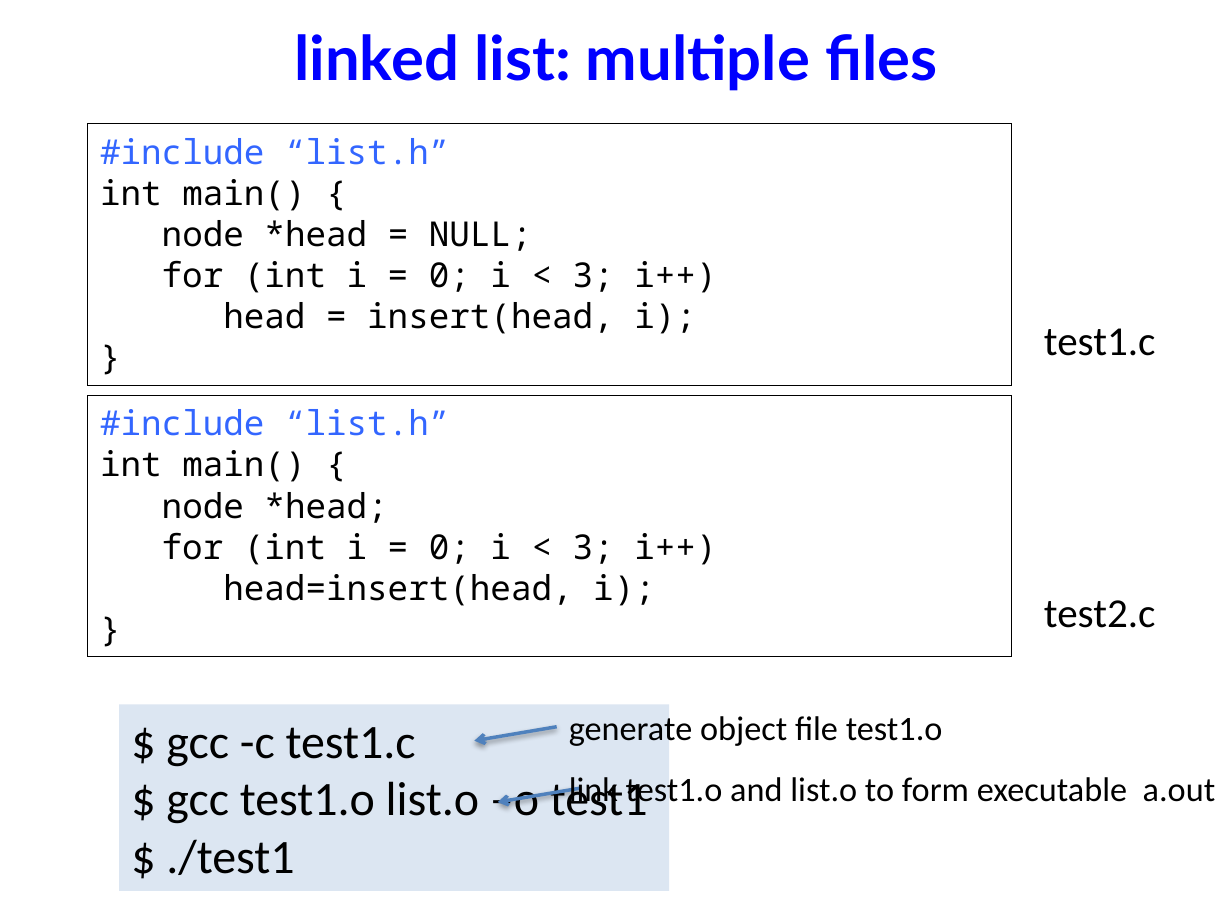
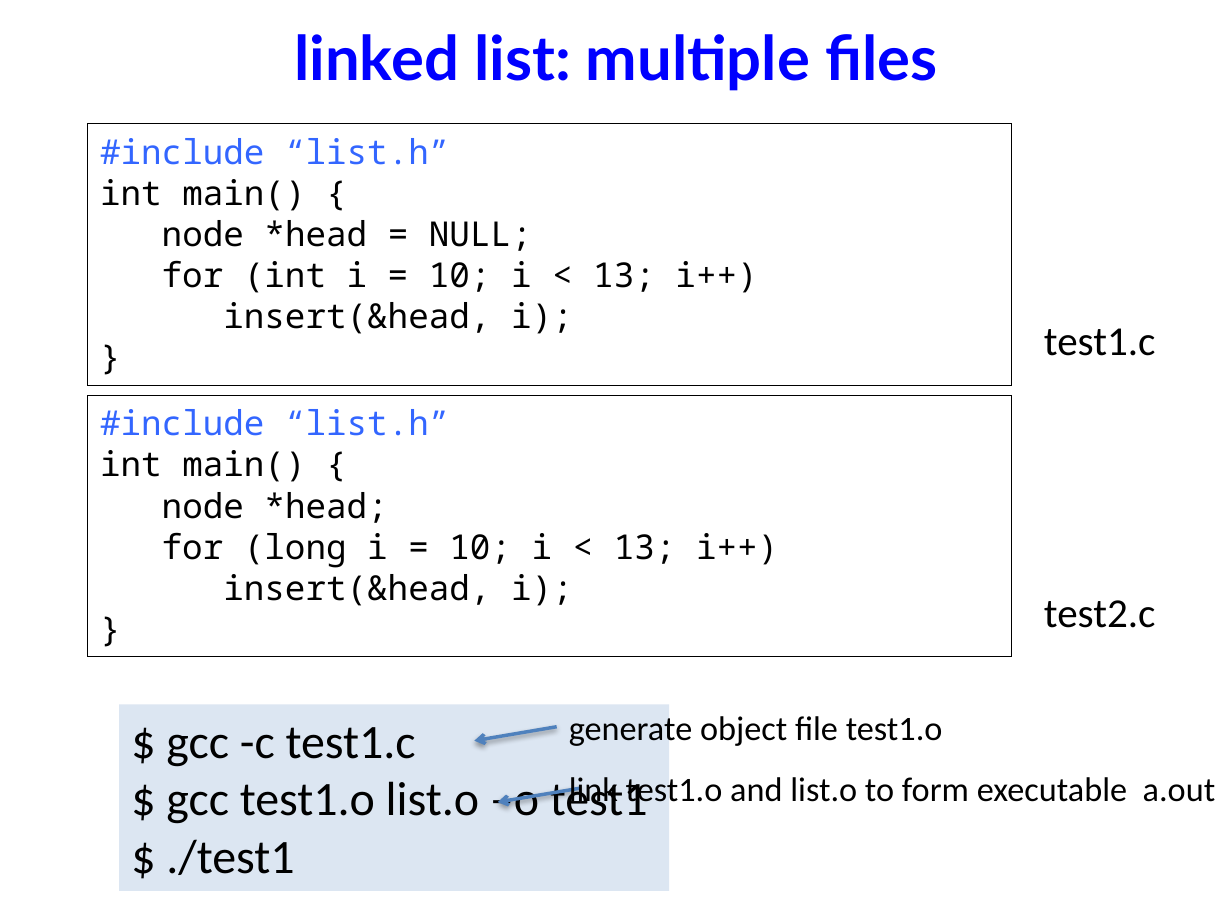
Before and after one commit to NYU-CSO/nyu-cso.github.io, a slide deck: slide 5 of notes/07-largec-io.pptx. Drawn at 1232x924 pixels with LibreOffice and Linux fonts; fonts in the diff are those of the drawing. Boxes give left, top, right and bottom in pixels: in the first picture for what was removed or moved away, otherwise in the second. Text is boxed around its words. In the diff, an @@ line names an element or a change of style, - is before the commit and + after.

```diff
--- a/notes/07-largec-io.pptx
+++ b/notes/07-largec-io.pptx
@@ text in rectangle at [162, 260, 757, 334]: text changed @@
-  for (int i = 0; i < 3; i++)
-  head = insert(head, i);
+  for (int i = 10; i < 13; i++)
+  insert(&head, i);
@@ text in rectangle at [162, 532, 778, 606]: text changed @@
-  for (int i = 0; i < 3; i++)
-  head=insert(head, i);
+  for (long i = 10; i < 13; i++)
+  insert(&head, i);
```
Also in this commit, not shown: 2 other slides changed, 2 other files.
